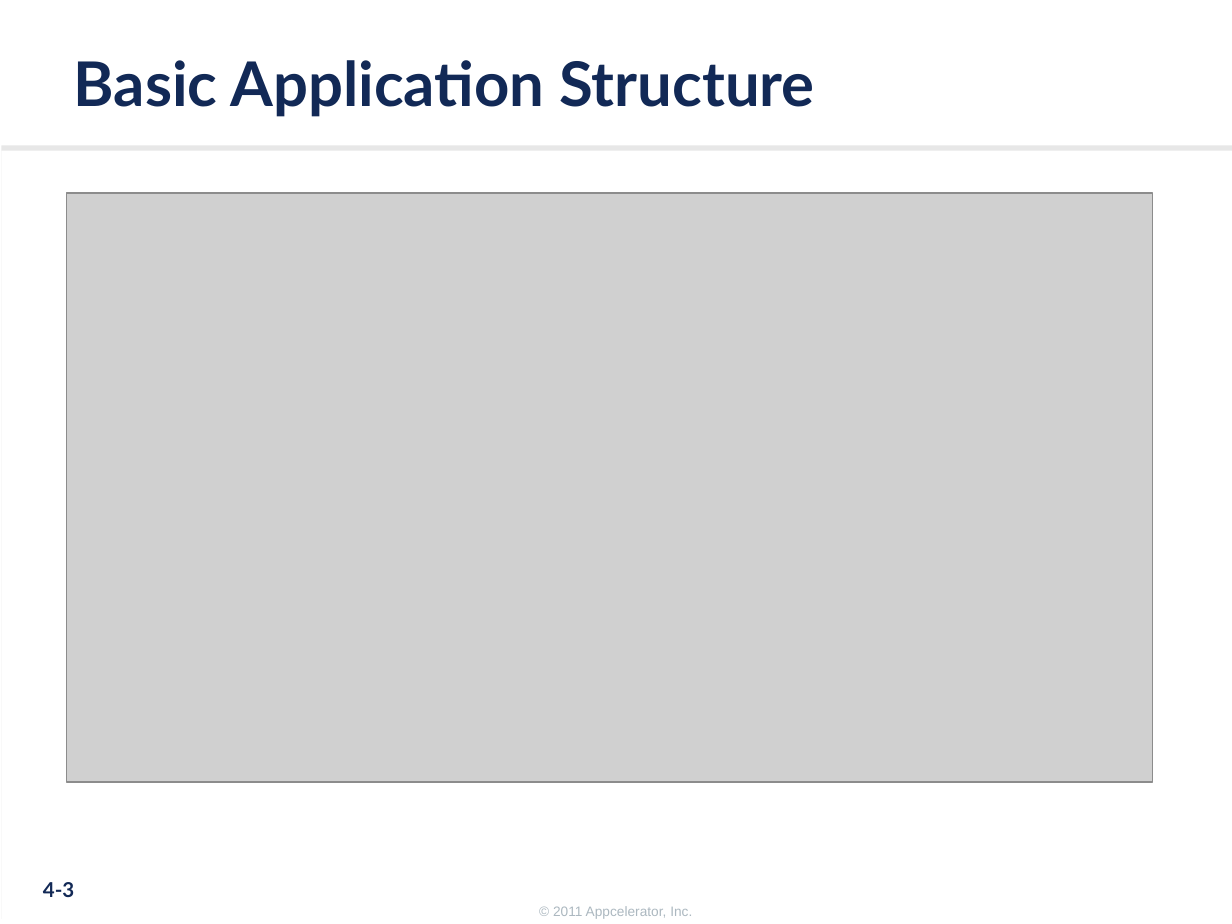
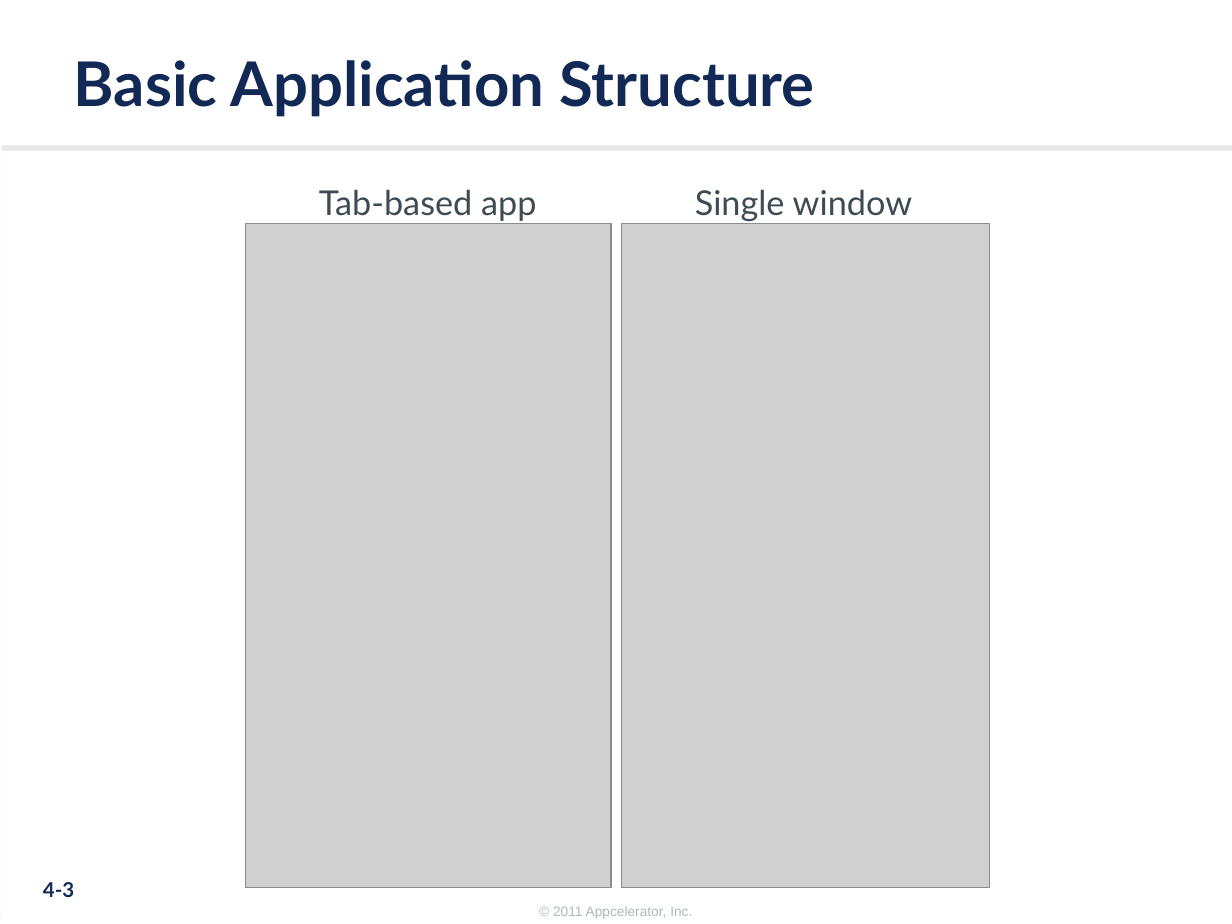
Before and after one commit to appcelerator-training-archive/tcad_certification, a slide deck: slide 3 of 220/220.ppt. Drawn at 1232x924 pixels with LibreOffice and Linux fonts; fonts in the diff are those of the drawing; grey boxes stand for pictures; background and template pictures are left out. Boxes give left, top, right and bottom in pixels: in the first picture for what was removed or moved away, otherwise in the second. Text is boxed around its words. In the diff, an @@ line names an element or a change of style, - is before the commit and + after.

```diff
--- a/220/220.ppt
+++ b/220/220.ppt
@@ text added at (319,189,536,221), 20 pt, text #3F4B53 @@
+Tab-based app
@@ text added at (695,189,913,221), 20 pt, text #3F4B53 @@
+Single window
@@ picture: place and size @@
-picture at (67,193,1153,782)
+picture at (245,223,611,887)
@@ picture added at (622,223,991,887) @@
```
Also in this commit, not shown: 1 other slide changed, 34 other files.
